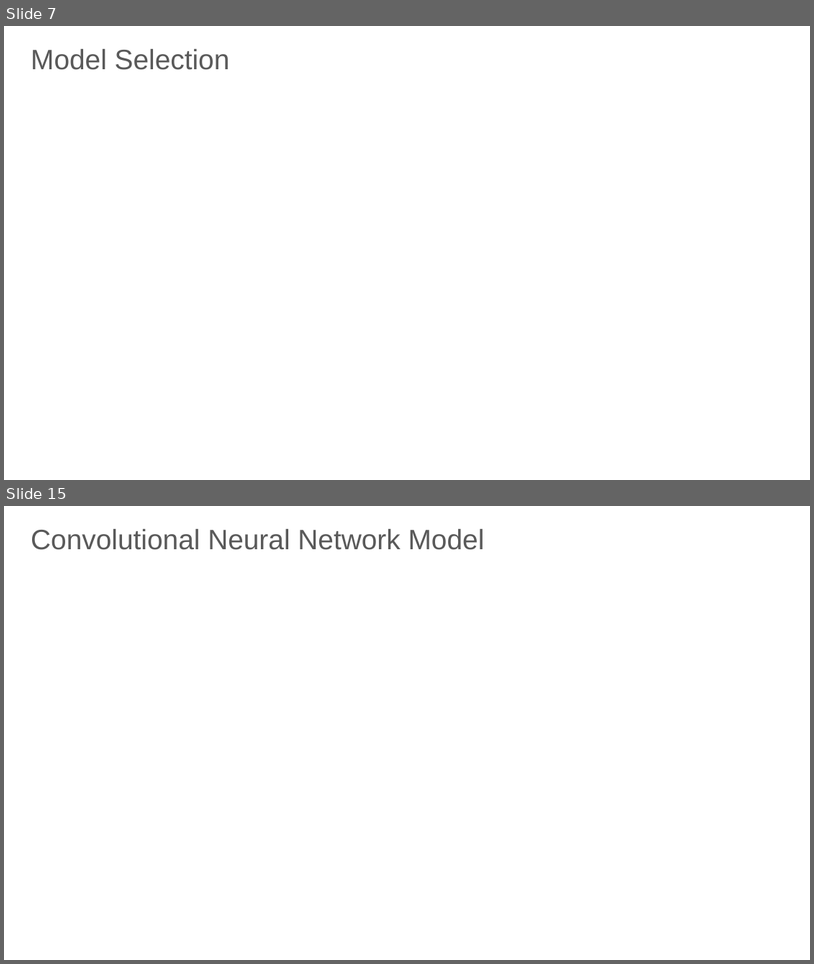
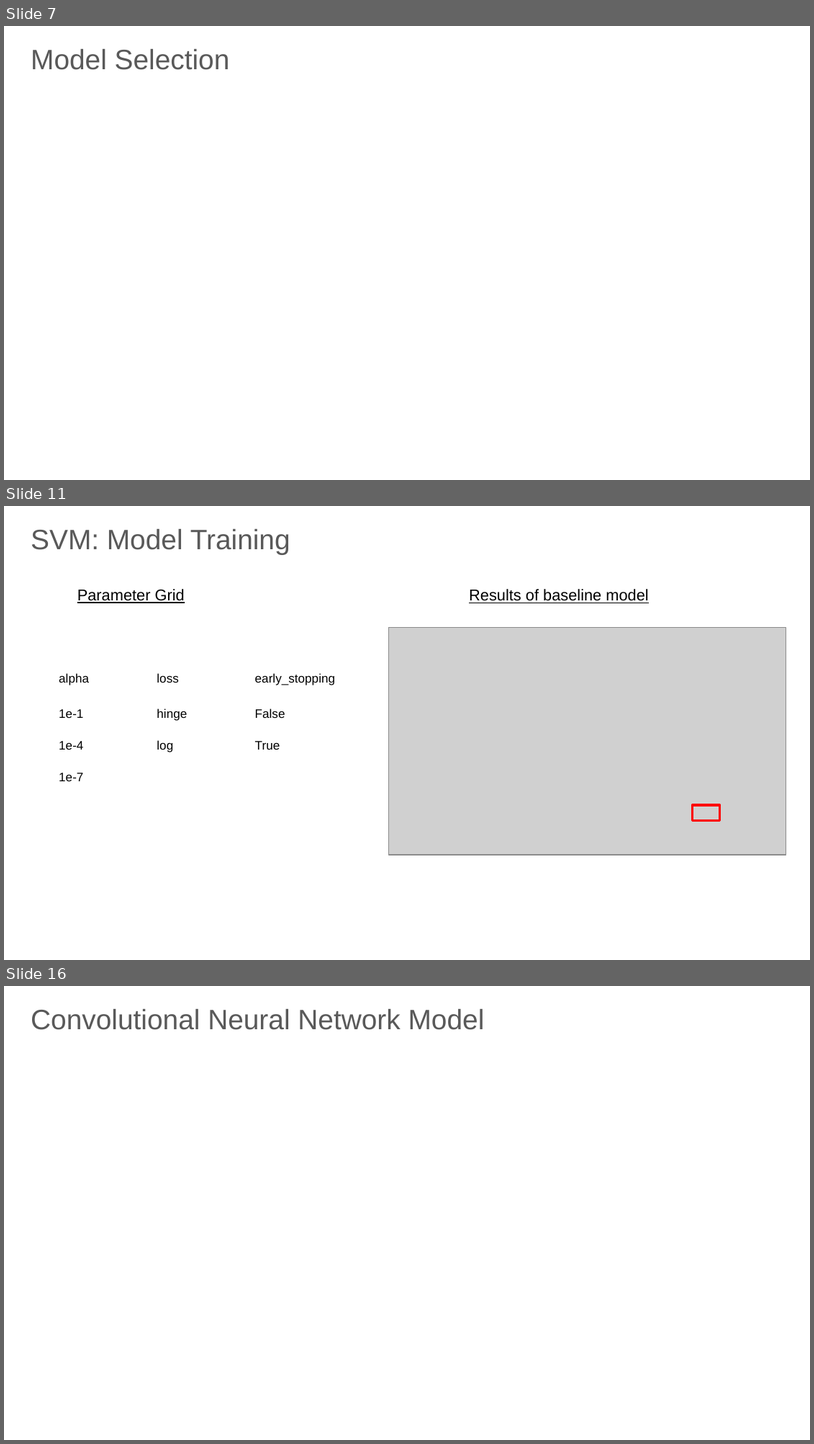
Before and after one commit to Root18D/AAI-501--Machine-Learning, a slide deck: AAI_501_Final_Project_Presentation_Group6_r1.pptx. Shown one above the other, each under a label of ours: slides 7 and 15 before the commit, slides 7, 11 and 16 after it; the slides between them are not shown. The pictures are 814x964 and 814x1444 pixels, drawn with LibreOffice and Linux fonts; fonts in the diff are those of the drawing; grey boxes stand for pictures; background and template pictures are left out. Boxes give left, top, right and bottom in pixels: in the first picture for what was removed or moved away, otherwise in the second. Text is boxed around its words. In the diff, an @@ line names an element or a change of style, - is before the commit and + after.

```diff
--- a/AAI_501_Final_Project_Presentation_Group6_r1.pptx
+++ b/AAI_501_Final_Project_Presentation_Group6_r1.pptx
@@ slide 11 added at <box>4,506,810,960</box>, background #FFFFFF @@
@@ text added at <box>31,529,291,554</box>, 25 pt, text #595959 @@
+SVM: Model Training
@@ text added at <box>77,589,185,603</box>, 14 pt, text #000000, underline @@
+Parameter Grid
@@ text added at <box>469,589,648,603</box>, 14 pt, text #000000, underline @@
+Results of baseline model
@@ picture added at <box>388,628,786,855</box> @@
@@ table added at <box>51,667,346,798</box>, 4 rows, 3 columns @@
+alpha | loss | early_stopping
+1e-1 | hinge | False
+1e-4 | log | True
+1e-7 |  | 
@@ rectangle added at <box>692,806,720,821</box>, outline #FF0000 2 pt @@
@@ what was slide 15 is now slide 16 @@
```
Also in this commit, not shown: 5 slides changed, 2 other slides added, 2 slides removed, 2 other files.
